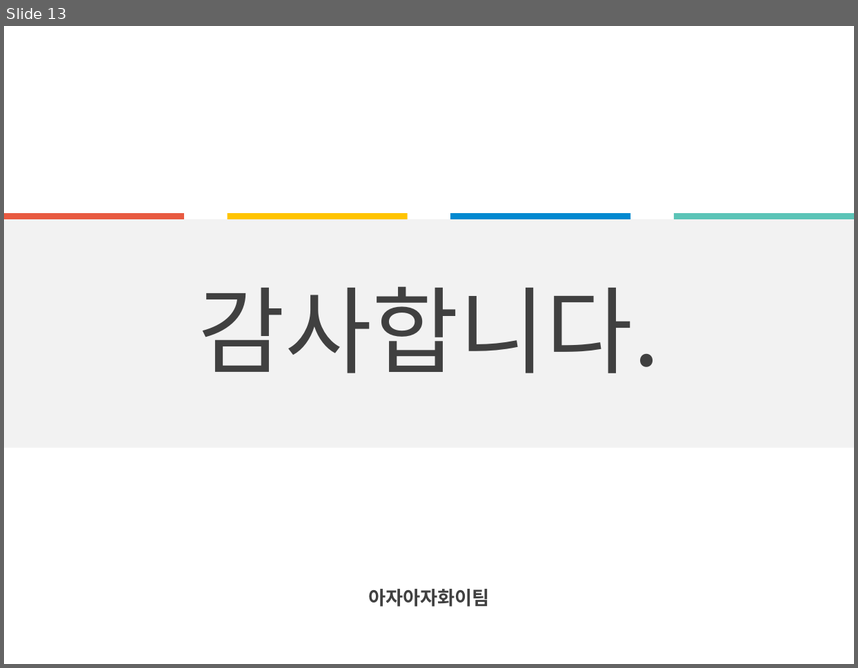
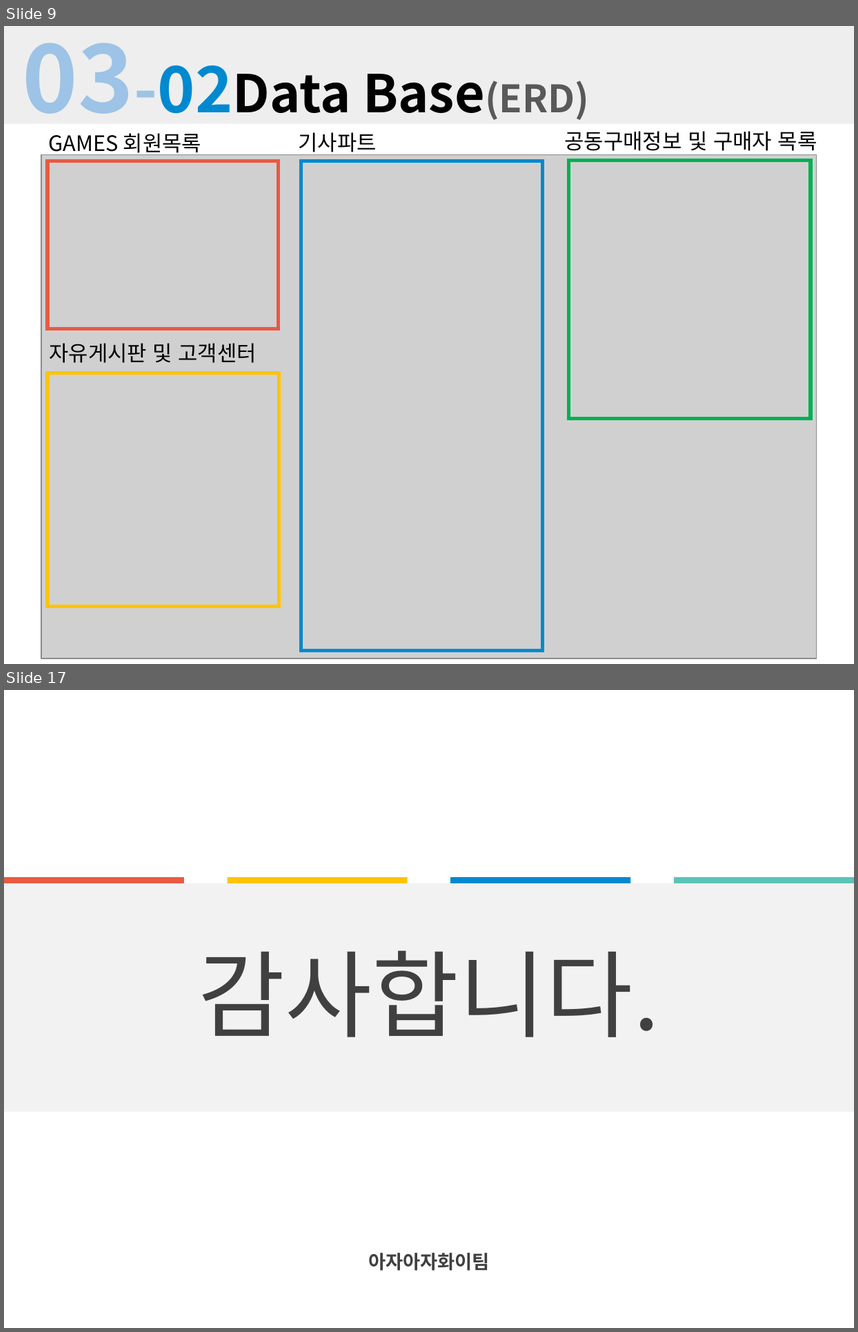
Before and after one commit to amuge92/java2, a slide deck: springT/게임잡지.pptx. Shown one above the other, each under a label of ours: slide 13 before the commit, slides 9 and 17 after it; the slides between them are not shown. The pictures are 858x668 and 858x1332 pixels, drawn with LibreOffice and Linux fonts; fonts in the diff are those of the drawing; grey boxes stand for pictures. Boxes give left, top, right and bottom in pixels: in the first picture for what was removed or moved away, otherwise in the second. Text is boxed around its words. In the diff, an @@ line names an element or a change of style, - is before the commit and + after.

```diff
--- a/springT/게임잡지.pptx
+++ b/springT/게임잡지.pptx
@@ slide 9 added at (4,26,854,664), background #FFFFFF @@
@@ rectangle added at (4,26,854,124), fill #EEEEEE @@
@@ title added at (23,43,590,136), 44 pt, text #000000, bold @@
+03-02Data Base(ERD)
@@ text added at (49,133,201,157), 18 pt, text #000000 @@
+GAMES 회원목록
@@ text added at (299,132,377,156), 18 pt, text #000000 @@
+기사파트
@@ text added at (564,131,818,155), 18 pt, text #000000 @@
+공동구매정보 및 구매자 목록
@@ picture added at (41,155,817,659) @@
@@ rectangle added at (47,161,279,329), outline #E85A41 3 pt @@
@@ rectangle added at (301,161,543,650), outline #0189D0 3 pt @@
@@ rectangle added at (568,161,811,419), outline #00B050 3 pt @@
@@ text added at (49,343,257,363), 18 pt, text #000000 @@
+자유게시판 및 고객센터
@@ rectangle added at (47,373,279,606), outline #FFC400 3 pt @@
@@ what was slide 13 is now slide 17 @@
```
Also in this commit, not shown: 9 slides changed, 6 other slides added, 3 slides removed, 19 other files.
